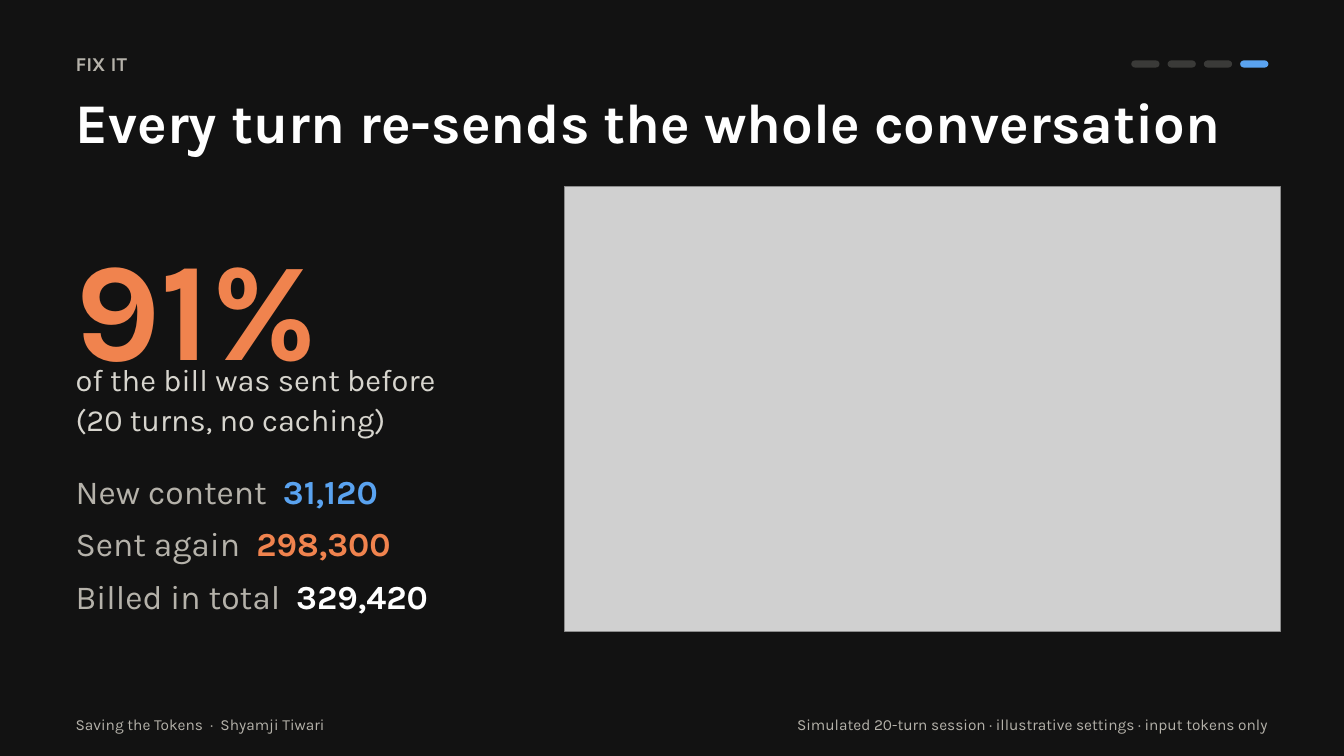
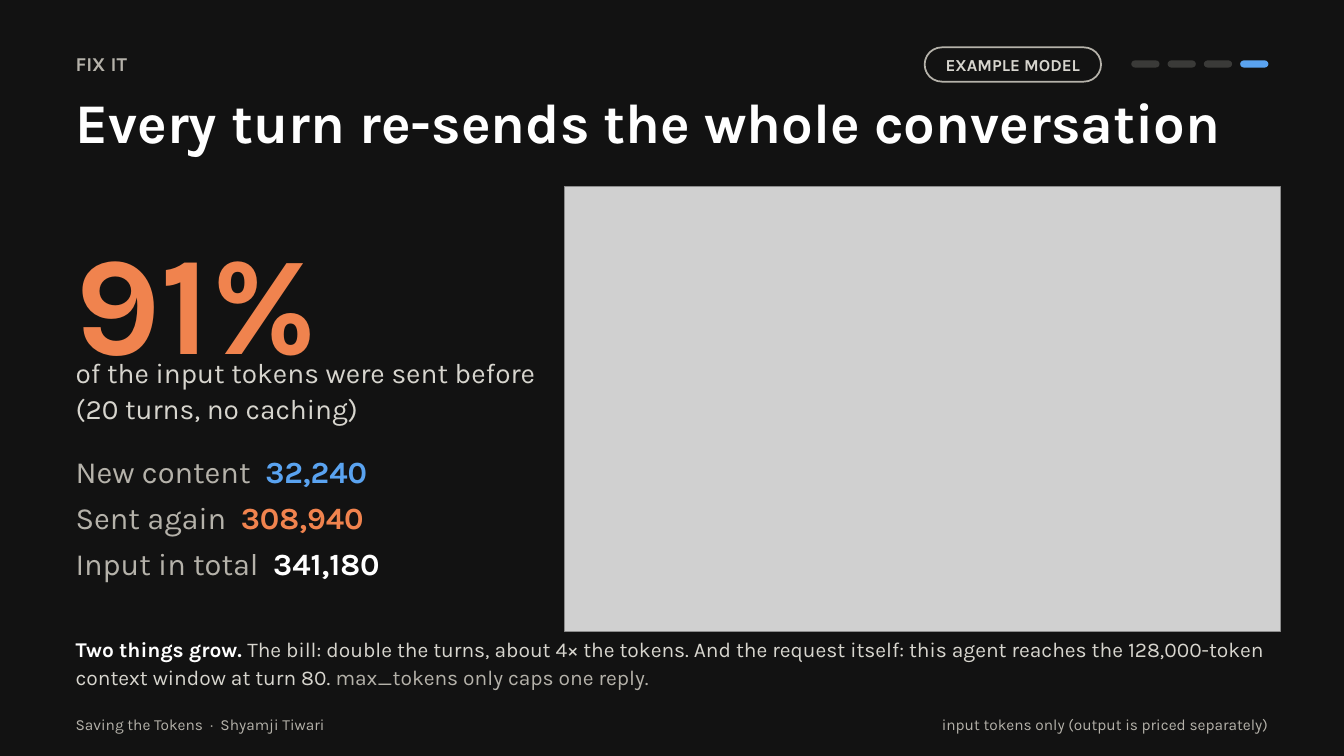
Before and after one commit to SwarnaRavali/agentic-ai-26, a slide deck: slide 13 of Saving-the-Tokens/slides/Saving_the_Tokens.pptx. Drawn at 1344x756 pixels with LibreOffice and Linux fonts; fonts in the diff are those of the drawing; grey boxes stand for pictures. Boxes give left, top, right and bottom in pixels: in the first picture for what was removed or moved away, otherwise in the second. Text is boxed around its words. In the diff, an @@ line names an element or a change of style, - is before the commit and + after.

Commit message:
Saving the Tokens: Colab-first setup, corrected numbers, new slides and scripts

```diff
--- a/Saving-the-Tokens/slides/Saving_the_Tokens.pptx
+++ b/Saving-the-Tokens/slides/Saving_the_Tokens.pptx
@@ rounded rectangle added at (925,47,1101,82), fill #121212, outline #B5B2AA 1.25 pt, 12 pt, text #D7D5CE, bold @@
+EXAMPLE MODEL
@@ text "91%": place and size @@
-text "91%" at (76,267,318,392)
+text "91%" at (76,261,318,387)
@@ text at (76,363,535,426): text changed; size 22 to 20 pt @@
-of the bill was sent before
-(20 turns, no caching)
+of the input tokens were sent before
+(20 turns, no caching)
@@ text at (76,462,379,582): text changed; size 24 to 22 pt @@
-New content 31,120
-Sent again 298,300
-Billed in total 329,420
+New content 32,240
+Sent again 308,940
+Input in total 341,180
@@ text added at (76,642,1264,690), 15 pt, text #D7D5CE @@
+Two things grow. The bill: double the turns, about 4× the tokens. And the request itself: this agent reaches the 128,000-token context window at turn 80. max_tokens only caps one reply.
@@ text at (942,719,1268,734): text changed @@
-Simulated 20-turn session · illustrative settings · input tokens only
+input tokens only (output is priced separately)
```
Also in this commit, not shown: 17 other slides changed, 11 other files.
